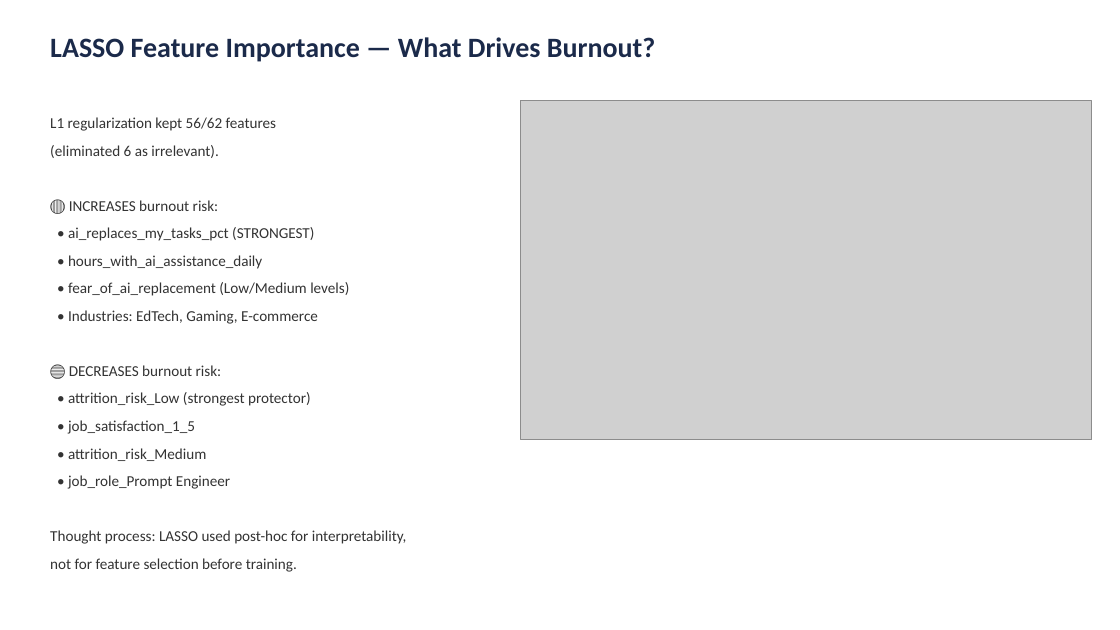
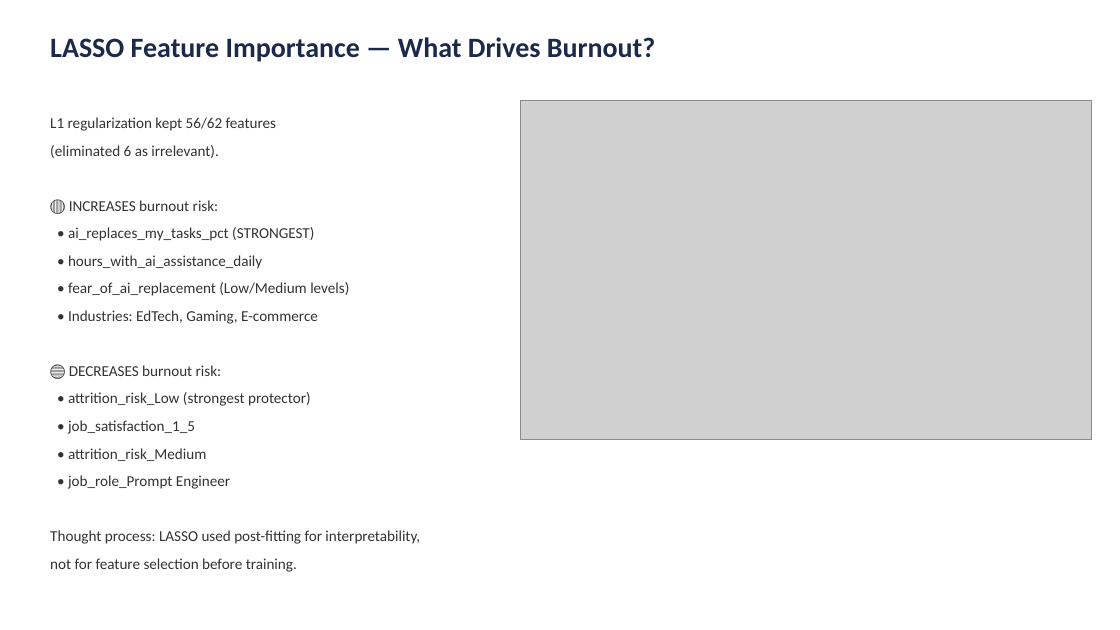
Before and after one commit to savnaysin/SEIS763-01-class, a slide deck: slide 5 of project/Q1_Burnout_Analysis.pptx (slide 9 before the commit). Drawn at 1120x630 pixels with LibreOffice and Linux fonts; fonts in the diff are those of the drawing; grey boxes stand for pictures. Boxes give left, top, right and bottom in pixels: in the first picture for what was removed or moved away, otherwise in the second. Text is boxed around its words. In the diff, an @@ line names an element or a change of style, - is before the commit and + after.

```diff
--- a/project/Q1_Burnout_Analysis.pptx
+++ b/project/Q1_Burnout_Analysis.pptx
@@ text at <box>50,530,420,544</box>: text changed @@
-Thought process: LASSO used post-hoc for interpretability,
+Thought process: LASSO used post-fitting for interpretability,
```
Also in this commit, not shown: 5 other slides changed, 1 slide added, 4 slides removed.
